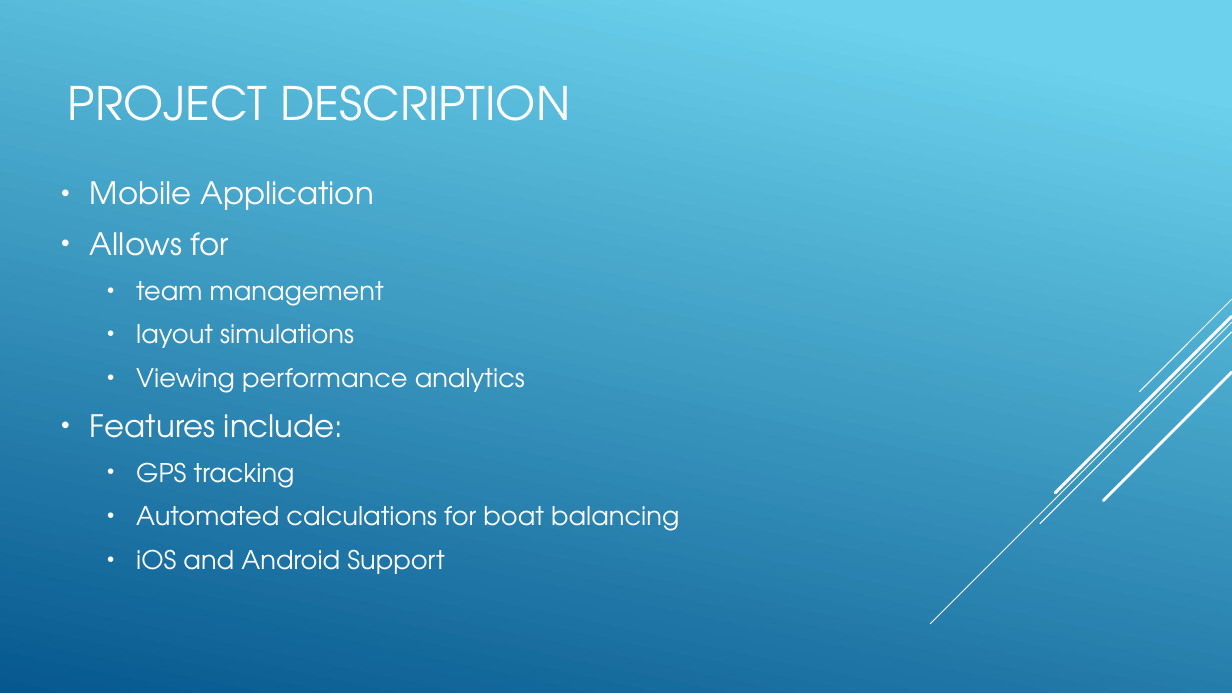
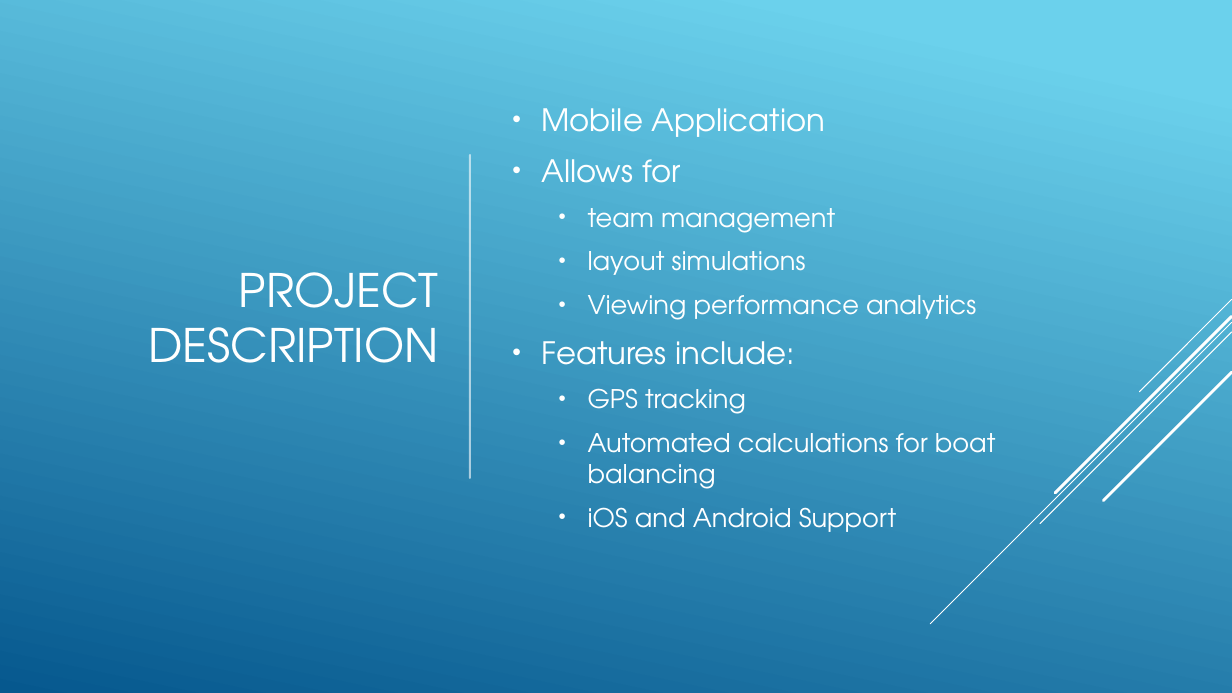
Before and after one commit to AB-Cobb/Capstone, a slide deck: slide 3 of docs/Presentation2.pptx. Drawn at 1232x693 pixels with LibreOffice and Linux fonts; fonts in the diff are those of the drawing. Boxes give left, top, right and bottom in pixels: in the first picture for what was removed or moved away, otherwise in the second. Text is boxed around its words. In the diff, an @@ line names an element or a change of style, - is before the commit and + after.

```diff
--- a/docs/Presentation2.pptx
+++ b/docs/Presentation2.pptx
@@ title "PROJECT DESCRIPTION": place and size @@
-title "PROJECT DESCRIPTION" at bbox=[68, 85, 570, 121]
+title "PROJECT DESCRIPTION" at bbox=[149, 272, 439, 363]
@@ title "PROJECT DESCRIPTION" at bbox=[149, 272, 439, 363]: alignment left to right @@
@@ text "Mobile Application" rewrapped from bbox=[90, 181, 679, 574] to bbox=[541, 108, 996, 532] @@
@@ line added from (470, 155) to (470, 478), #FFFFFF 1.5 pt @@
```
Also in this commit, not shown: 4 other slides changed.
